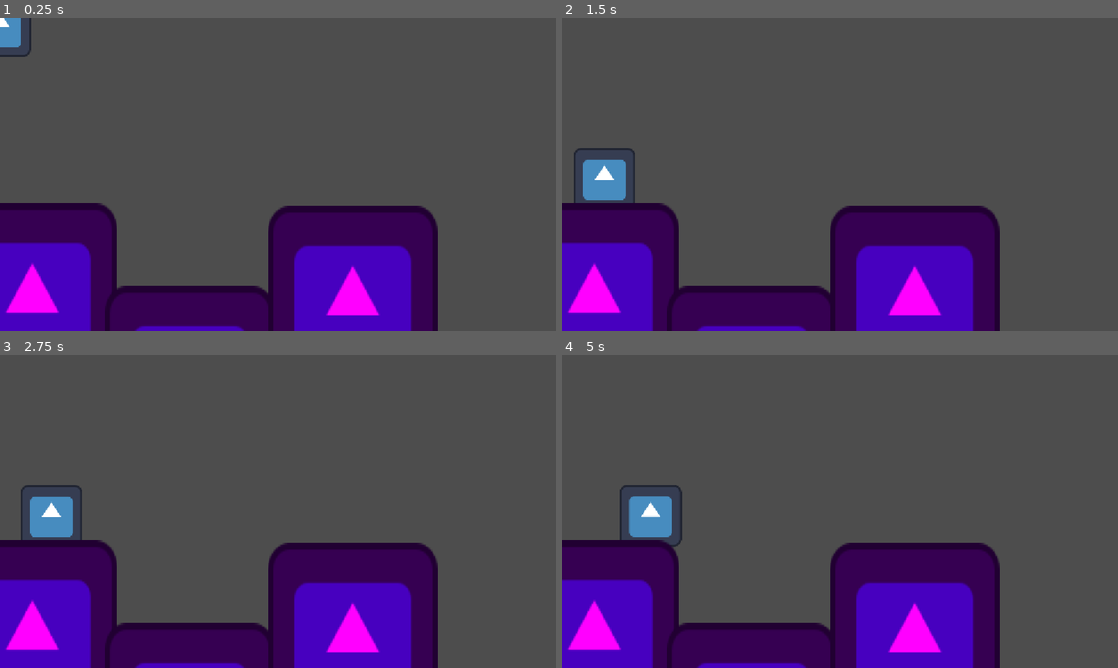
Above: before the commit, frames 1-4 (two rows, left to right).
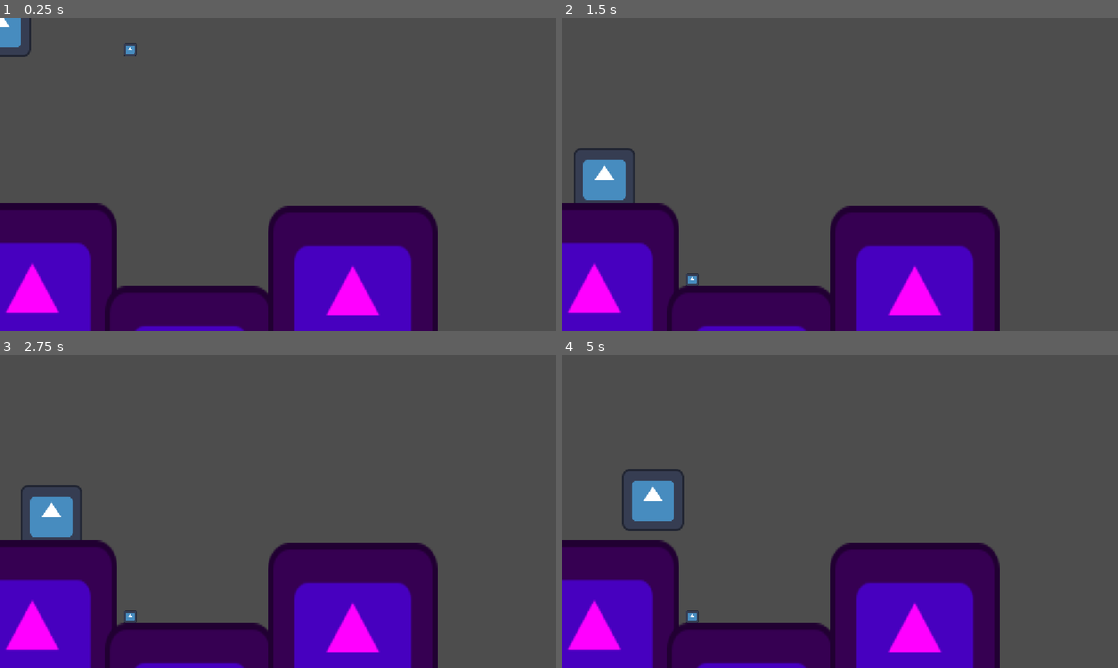
Above: after the commit, the same moments.

Repository: binarie0/swimming-extension
Game: Godot game, scene res://scenes/test_mechanic.tscn
Two runs of this game, one before a commit and one after it. Both use one fixed random seed, a clock stepped at 60 frames per second and the inputs below. The engine's default icon, where the game draws it, is replaced by a stand-in: a white triangle on a blue panel in a dark square.
Inputs:
- Up to frame 1 (0.25 s): no input
- Up to frame 2 (1.5 s): hold D (right) from 0.53 s (still down); tap Shift (sprint) at 0.6, 1.35 s; tap Space (jump) at 0.77 s
- Up to frame 3 (2.75 s): tap Space (jump) at 1.52 s; release D (right) at 2.03 s; hold A (left) from 2.03 s (still down); tap Shift (sprint) at 2.1 s
- Up to frame 4 (5 s): release A (left) at 2.78 s; hold D (right) 2.78-4.28 s; tap Shift (sprint) at 2.85, 3.6, 4.35 s; tap Space (jump) at 3.02, 3.77, 4.52 s; hold A (left) from 4.28 s (still down)

The runs differ from the first frame. In frame 1, less than 0.1% of the frame differs, in the area x 22-25%, y 8-13%; in frame 2, less than 0.1%; in frame 3, less than 0.1%; in frame 4, 1.4%, in the area x 10-25%, y 36-86%.

Commit message:
water bodies affect all rigidbodies and player bodies

Diff:
--- a/scenes/test_mechanic.tscn
+++ b/scenes/test_mechanic.tscn
@@ -9,6 +9,9 @@
 
 [sub_resource type="CircleShape2D" id="CircleShape2D_lddcg"]
 radius = 250.0
+
+[sub_resource type="CircleShape2D" id="CircleShape2D_kbql3"]
+radius = 14.25995
 
 [node name="Node2D" type="Node2D" unique_id=1139568898]
 
@@ -54,8 +57,21 @@
 [node name="WaterBody2D" type="Area2D" parent="." unique_id=40260295]
 position = Vector2(904, 376)
 script = ExtResource("3_p7v4i")
+current_force = Vector2(0, -2500)
+friction = 0.7
 metadata/_custom_type_script = "uid://3hmdu4qroi1l"
 
 [node name="CollisionShape2D" type="CollisionShape2D" parent="WaterBody2D" unique_id=222814412]
 position = Vector2(-512, 216)
 shape = SubResource("CircleShape2D_lddcg")
+
+[node name="RigidBody2D" type="RigidBody2D" parent="." unique_id=467693078]
+position = Vector2(269.77362, 36.977905)
+
+[node name="CollisionShape2D" type="CollisionShape2D" parent="RigidBody2D" unique_id=711286269]
+shape = SubResource("CircleShape2D_kbql3")
+
+[node name="Sprite2D" type="Sprite2D" parent="RigidBody2D" unique_id=1809329569]
+position = Vector2(0.11315918, 0.1131897)
+scale = Vector2(0.20489359, 0.20489359)
+texture = ExtResource("2_qfdju")
--- a/scripts/water_body_2d.gd
+++ b/scripts/water_body_2d.gd
@@ -12,13 +12,22 @@
 	body_exited.connect(_body_exited);
 	pass # Replace with function body.
 
+func _physics_process(delta: float) -> void:
+	for body: PhysicsBody2D in bodies:
+		if body is CharacterBody2D:
+			body.velocity += current_force  * delta * (1. - friction);
+			pass;
+		if (body is RigidBody2D):
+			body.apply_force(current_force  * (1. - friction));
+			pass;
+
 func _body_entered(body:Node2D):
-	if (body is PhysicsBody2D && body is not StaticBody2D && !body in bodies):
-		print("body entered: ", body);
+	if ((body is RigidBody2D || body is CharacterBody2D) && !body in bodies):
+		#print("body entered: ", body);
 		bodies.push_back(body);
 
 func _body_exited(body: Node2D):
-	if (body is PhysicsBody2D&& body is not StaticBody2D):
+	if (body is RigidBody2D || body is CharacterBody2D):
 		var index:int = bodies.find(body);
 		if (index != -1):
 			bodies.remove_at(index);
